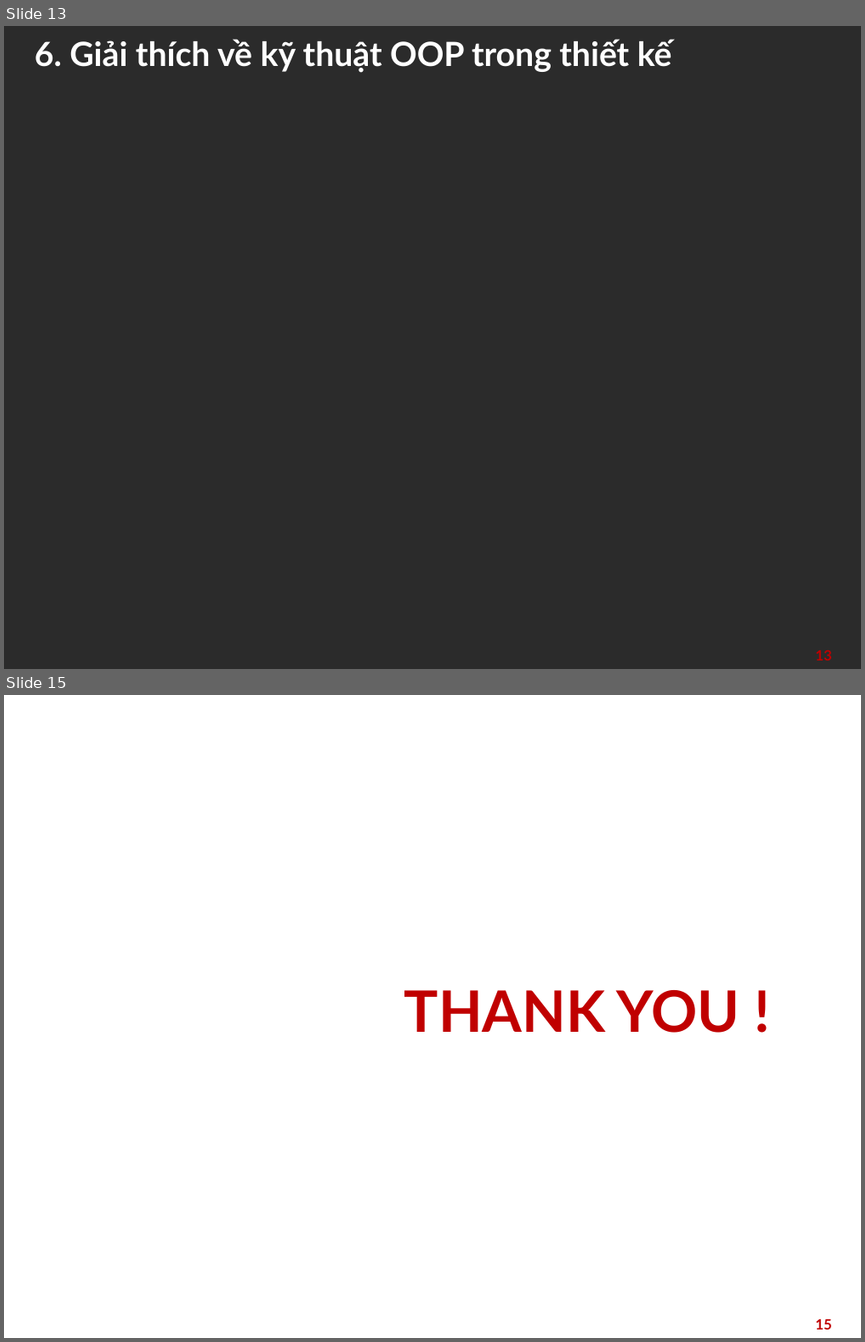
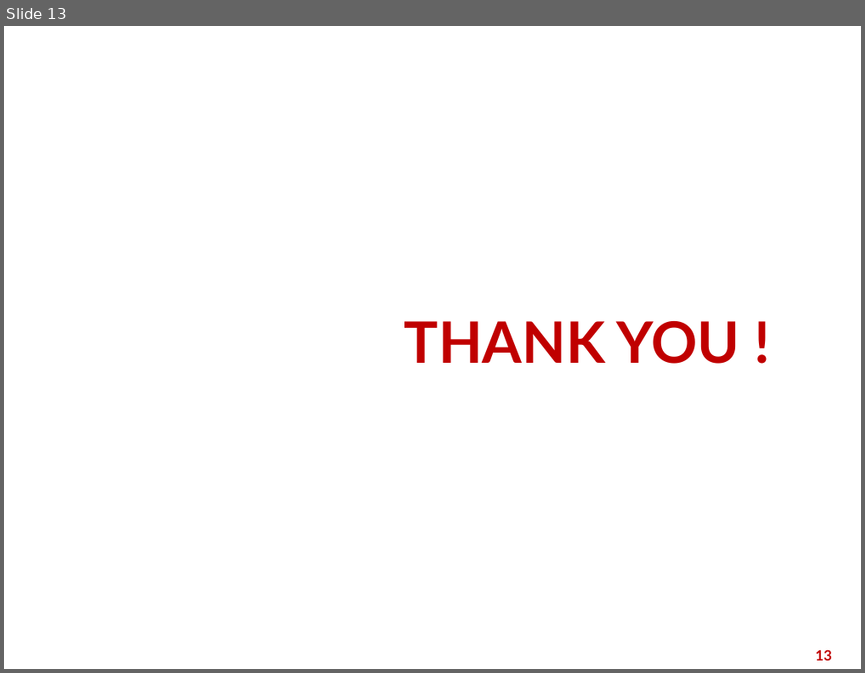
Before and after one commit to zerosuNLD/OOLT.VN.20231-11, a slide deck: Presentation/OOP_Project.pptx. Shown one above the other, each under a label of ours: slides 13 and 15 before the commit, slide 13 after it; the slides between them are not shown. The pictures are 865x1342 and 865x673 pixels, drawn with LibreOffice and Linux fonts; fonts in the diff are those of the drawing; background and template pictures are left out; a plain dark background stands for a picture behind light text. Boxes give left, top, right and bottom in pixels: in the first picture for what was removed or moved away, otherwise in the second. Text is boxed around its words. In the diff, an @@ line names an element or a change of style, - is before the commit and + after.

```diff
--- a/Presentation/OOP_Project.pptx
+++ b/Presentation/OOP_Project.pptx
@@ slide 13 removed at (4,26,861,669), background picture (left out) @@
@@ title removed at (35,39,672,73) @@
-6. Giải thích về kỹ thuật OOP trong thiết kế
@@ page number removed at (815,650,831,660) @@
-13
@@ what was slide 15 is now slide 13 @@
@@ page number at (815,649,831,660): text changed @@
-15
+13
```
Also in this commit, not shown: 7 slides changed, 1 other slide removed.
